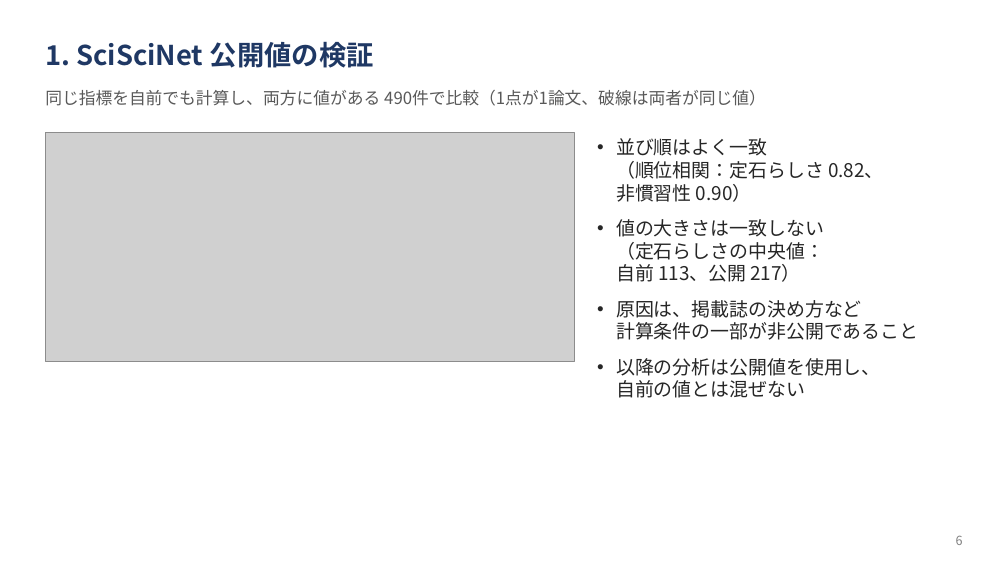
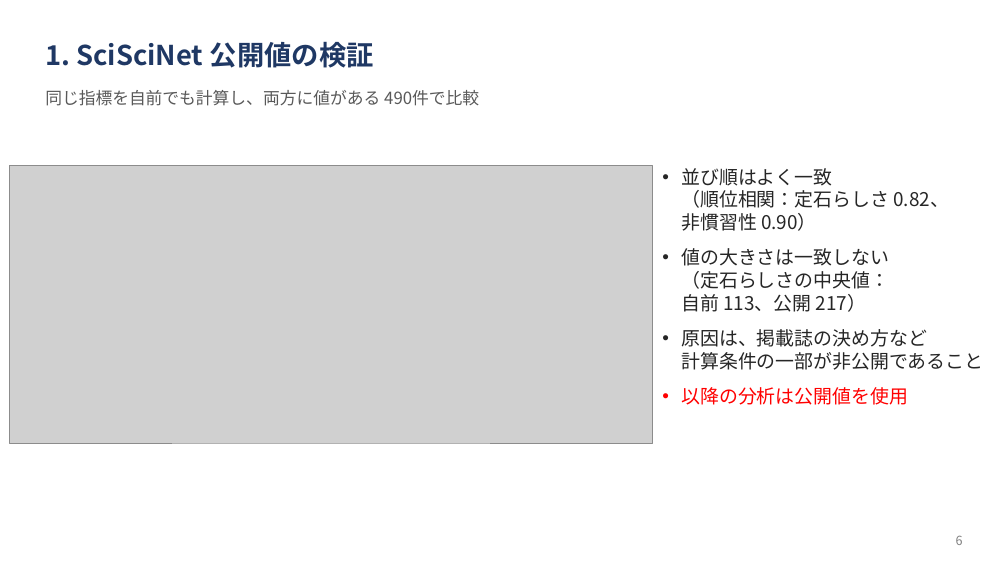
Before and after one commit to ryosuke0828/sci-sci-toyota, a slide deck: slide 6 of docs/slides/toyota_novelty_progress.pptx. Drawn at 1008x567 pixels with LibreOffice and Linux fonts; fonts in the diff are those of the drawing; grey boxes stand for pictures. Boxes give left, top, right and bottom in pixels: in the first picture for what was removed or moved away, otherwise in the second. Text is boxed around its words. In the diff, an @@ line names an element or a change of style, - is before the commit and + after.

```diff
--- a/docs/slides/toyota_novelty_progress.pptx
+++ b/docs/slides/toyota_novelty_progress.pptx
@@ text at bbox=[45, 90, 479, 106]: text changed @@
-同じ指標を自前でも計算し、両方に値がある 490件で比較（1点が1論文、破線は両者が同じ値）
+同じ指標を自前でも計算し、両方に値がある 490件で比較
@@ picture: place and size @@
-picture at bbox=[45, 132, 575, 361]
+picture at bbox=[10, 166, 653, 443]
@@ text "並び順はよく一致 （順位相関：定石らしさ 0.82、 非慣習性 0.90）": place and size @@
-text "並び順はよく一致 （順位相関：定石らしさ 0.82、 非慣習性 0.90）" at bbox=[616, 138, 918, 398]
+text "並び順はよく一致 （順位相関：定石らしさ 0.82、 非慣習性 0.90）" at bbox=[681, 168, 983, 405]
@@ text at bbox=[681, 387, 908, 405]: text changed; text colour #262626 to #FF0000 @@
-• 以降の分析は公開値を使用し、
-  自前の値とは混ぜない
+• 以降の分析は公開値を使用
```
Also in this commit, not shown: 13 other slides changed, 2 slides added.
